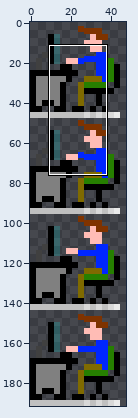
Two versions of one sprite sheet, latest/images/hugh2.png. The first picture is a wide view before the edit; the outline marks the close-up.
Close-up. As it was:
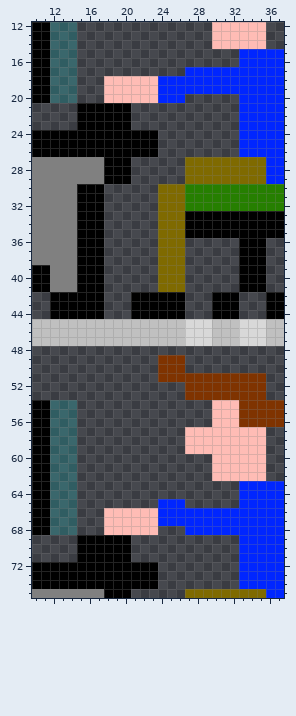
The file is 48x192 pixels. Pixels under 10% opacity are left out. Shown: x 10..37, y 12..75.
Once edited:
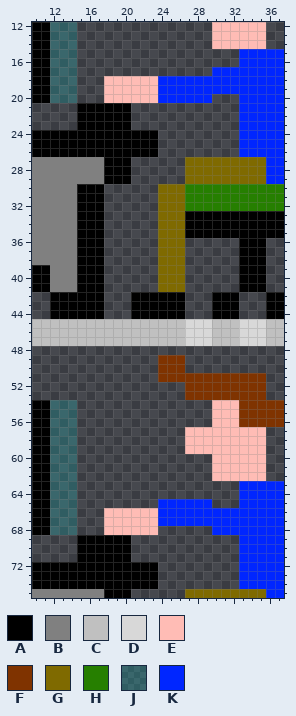
Palette (. is transparent): A #000000  B #808080  C #c0c0c0  D #d8d8d8  E #ffbcb5  F #7f3300  G #7f6a00  H #267f00  J #00ffff2b  K #0026ff
Commit: hugh is good now
Edits made:
y 17: x 27..29 KKK -> ...
y 20: x 27..29 ... -> KKK
y 65: x 27..29 ... -> KKK
y 68: x 27..29 KKK -> ...
Boxes around the changes in both close-ups, in picture pixels (x1, y1, x2, y2):
changed: (185, 67, 212, 103)
changed: (185, 499, 212, 535)
